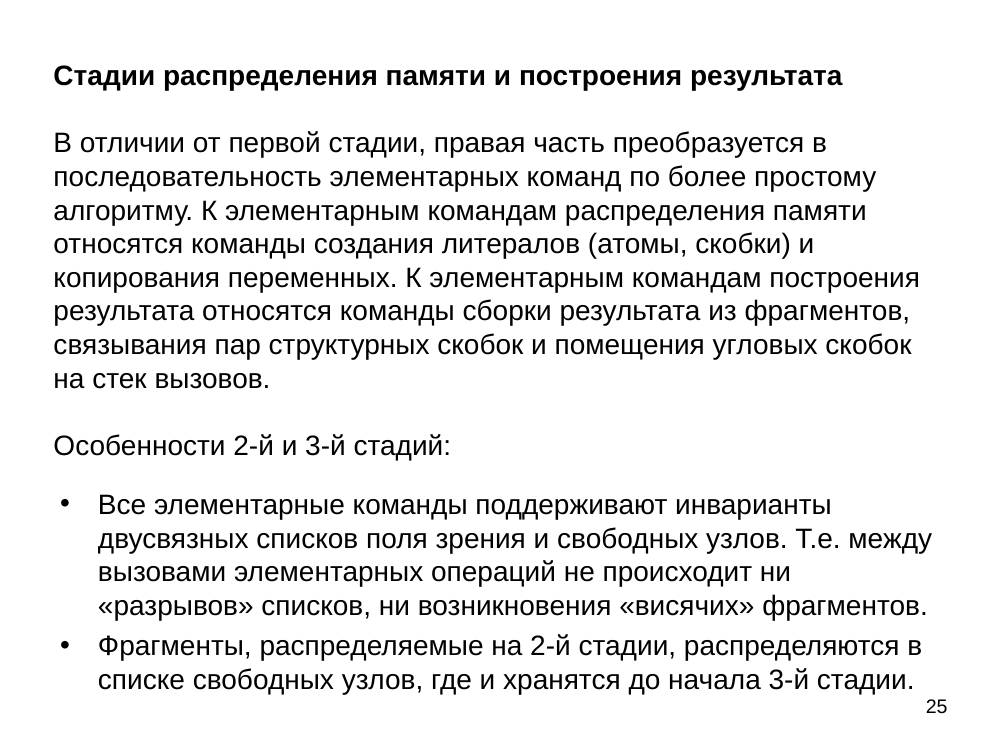
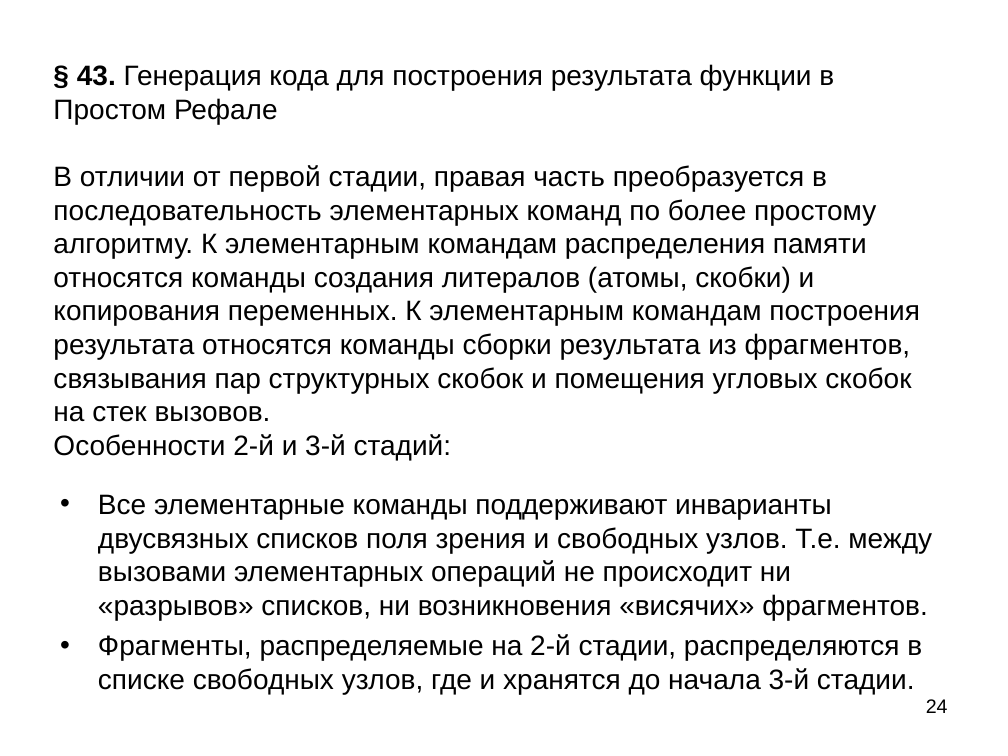
Before and after one commit to bmstu-iu9/refal-5-lambda, a slide deck: slide 24 of doc/Компилятор Простого Рефала.ppt (slide 25 before the commit). Drawn at 1008x756 pixels with LibreOffice and Linux fonts; fonts in the diff are those of the drawing. Boxes give left, top, right and bottom in pixels: in the first picture for what was removed or moved away, otherwise in the second. Text is boxed around its words. In the diff, an @@ line names an element or a change of style, - is before the commit and + after.

```diff
--- a/doc/Компилятор Простого Рефала.ppt
+++ b/doc/Компилятор Простого Рефала.ppt
@@ text at (53, 64, 920, 460): text changed @@
-Стадии распределения памяти и построения результата
-В отличии от первой стадии, правая часть преобразуется в последовательность элементарных команд по более простому алгоритму. К элементарным командам распределения памяти относятся команды создания литералов (атомы, скобки) и копирования переменных. К элементарным командам построения результата относятся команды сборки результата из фрагментов, связывания пар структурных скобок и помещения угловых скобок на стек вызовов.
-Особенности 2-й и 3-й стадий:
+§ 43. Генерация кода для построения результата функции в Простом Рефале
+В отличии от первой стадии, правая часть преобразуется в последовательность элементарных команд по более простому алгоритму. К элементарным командам распределения памяти относятся команды создания литералов (атомы, скобки) и копирования переменных. К элементарным командам построения результата относятся команды сборки результата из фрагментов, связывания пар структурных скобок и помещения угловых скобок на стек вызовов.
+Особенности 2-й и 3-й стадий:
@@ page number at (926, 699, 948, 713): text changed @@
-25
+24
```
Also in this commit, not shown: 9 other slides changed, 3 slides added, 5 slides removed, 4 other files.
